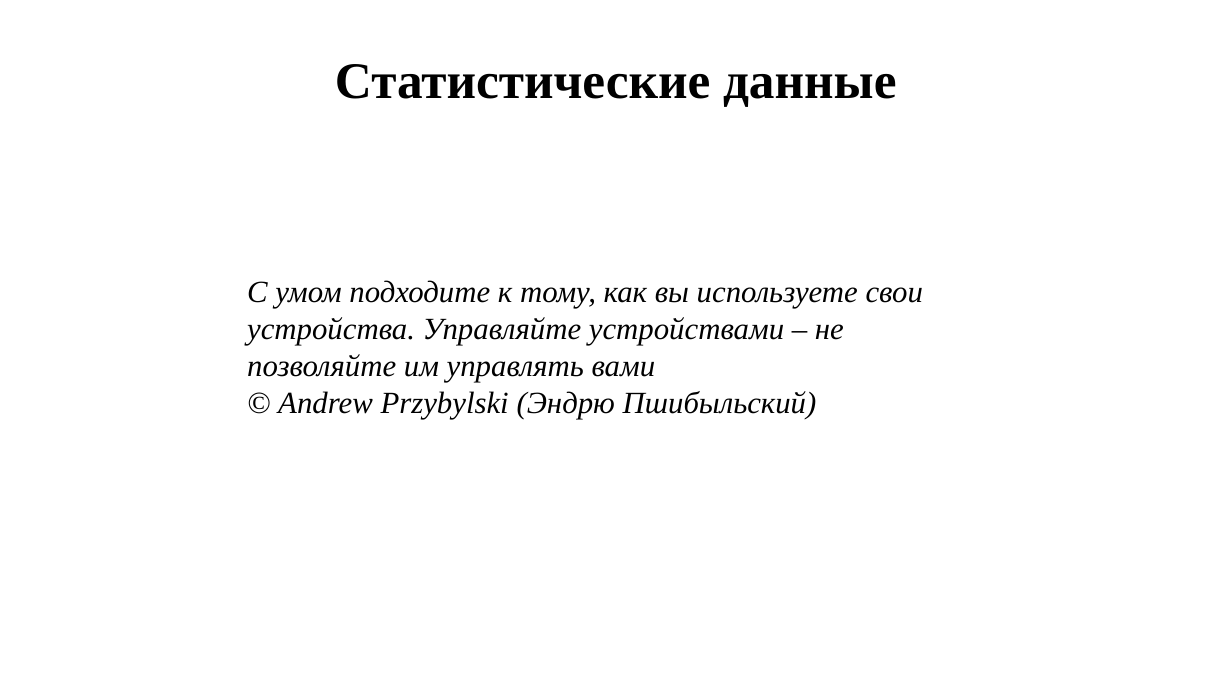
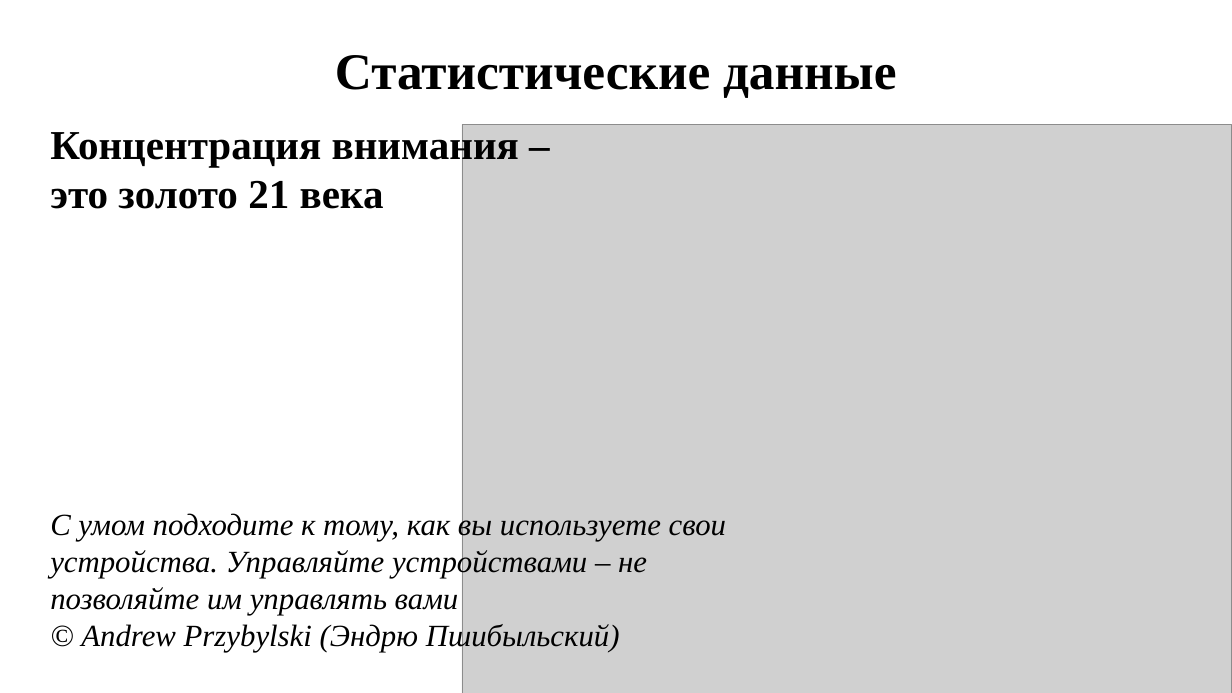
Before and after one commit to DronSyperlol/VirtualCurator, a slide deck: slide 3 of Docs/Presentation.pptx. Drawn at 1232x693 pixels with LibreOffice and Linux fonts; fonts in the diff are those of the drawing; grey boxes stand for pictures. Boxes give left, top, right and bottom in pixels: in the first picture for what was removed or moved away, otherwise in the second. Text is boxed around its words. In the diff, an @@ line names an element or a change of style, - is before the commit and + after.

```diff
--- a/Docs/Presentation.pptx
+++ b/Docs/Presentation.pptx
@@ text "Статистические данные": place and size @@
-text "Статистические данные" at bbox=[335, 64, 896, 107]
+text "Статистические данные" at bbox=[335, 55, 896, 98]
@@ text added at bbox=[50, 127, 519, 209], 32 pt, text #000000, bold @@
+Концентрация внимания – это золото 21 века
@@ picture added at bbox=[462, 125, 1232, 693] @@
@@ text "С умом подходите к тому, ...": place and size @@
-text "С умом подходите к тому, ..." at bbox=[247, 280, 923, 419]
+text "С умом подходите к тому, ..." at bbox=[50, 511, 726, 652]
```
Also in this commit, not shown: 4 other slides changed, 7 slides added, 4 slides removed.
